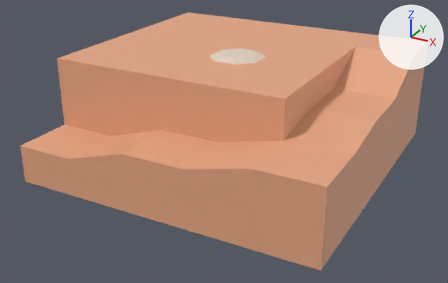
A saved change to the Blender file blender/land1.blend.
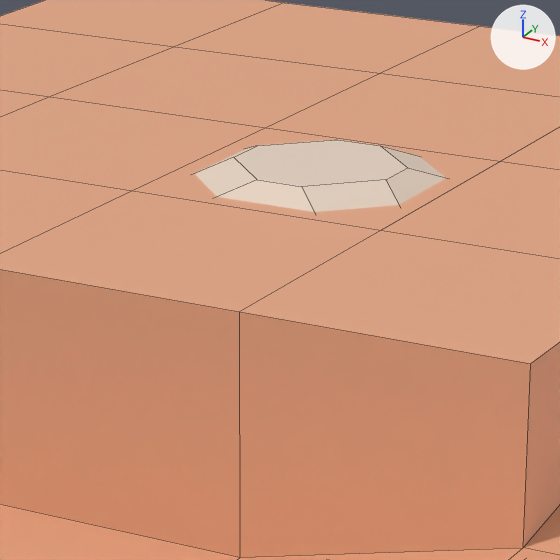
Each version appears first whole from a camera (50 mm lens) standing at (30.4, -58.4, 18.4) and looking at (-0.5, -2.2, -9.7), and next in a close-up on the part from 37% to 65% of the width and 6% to 51% of the height. Lighting does not change. The marker at upper right points along +X, +Y and +Z. The close-ups show mesh edges as thin lines.
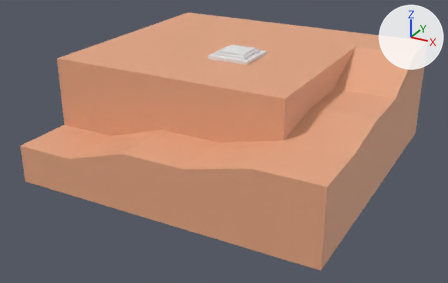
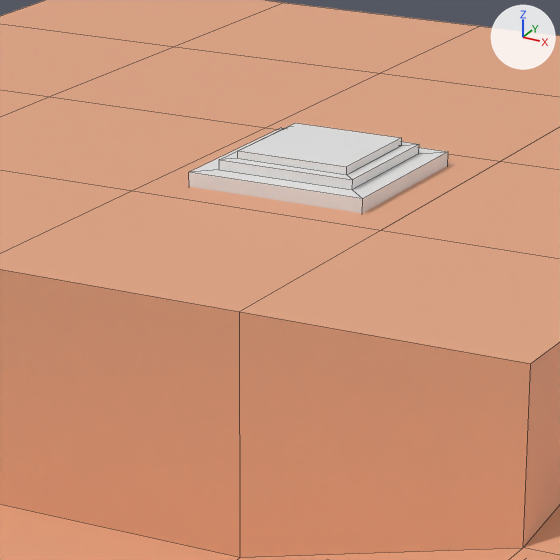
Pixel boxes (x1, y1, x2, y2) of what changed, in the close-ups (560 x 560 px):
'Cube.001', reshaped
    before: (195, 140, 446, 212)
    after: (189, 123, 448, 213)

What changed in the scene script:
```text
Change me_cube_001:
    used by ob_cube_001; location = (0.0, 0.0, 0.0)
    remove me_cube_001.from_pydata(...)  # 16 vertices, 10 faces; spans x -2.98..2.98, y -2.98..2.98, z -0.44..-0.02
    remove me_cube_001.materials.append(mat_material_001)  # beige #e7d4c2
    add me_cube_001.from_pydata(...)  # 28 vertices, 26 faces; spans x -2.36..2.36, y -2.36..2.36, z -1.0..0.44
    me_cube_001 part 1: the whole mesh is rebuilt
```
